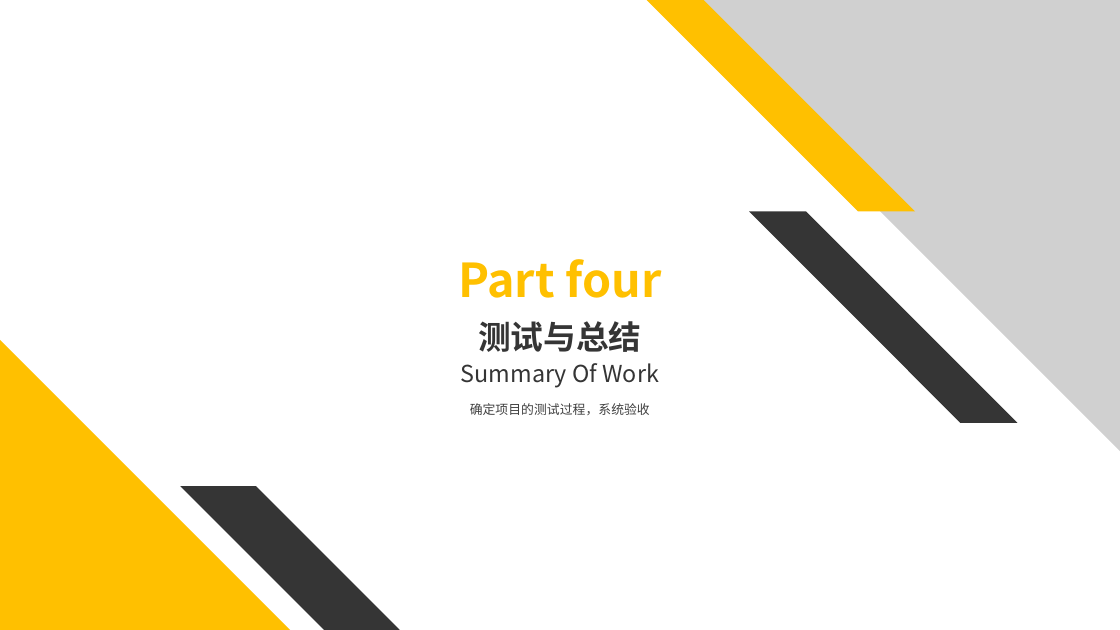
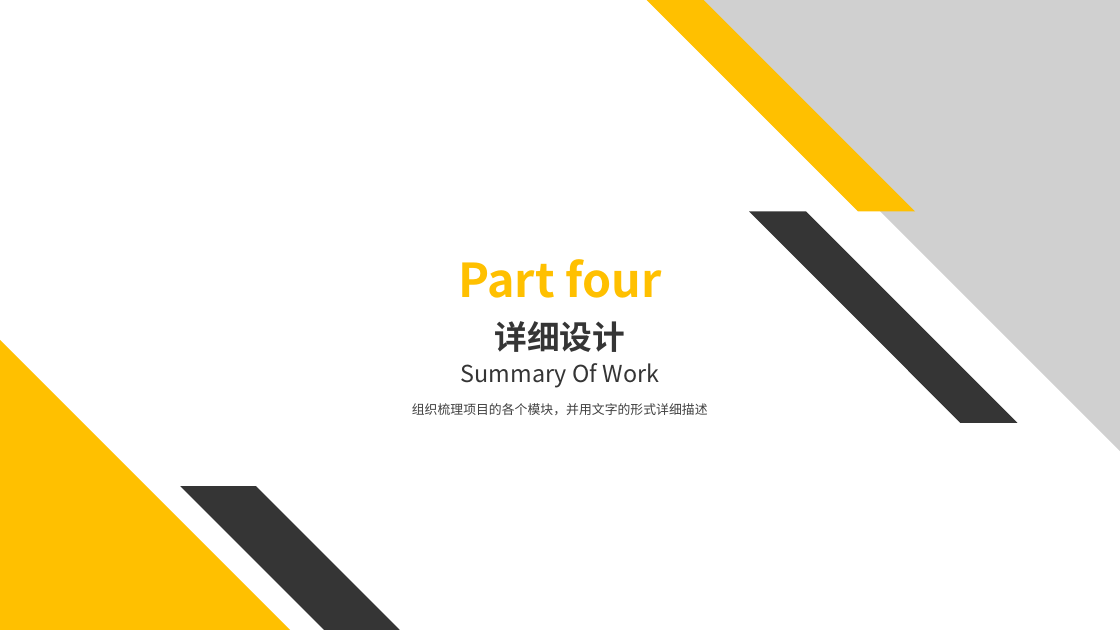
Before and after one commit to kangkang7777/FoodShoot, a slide deck: slide 16 of document/美食拍中期汇报.pptx (slide 15 before the commit). Drawn at 1120x630 pixels with LibreOffice and Linux fonts; fonts in the diff are those of the drawing; grey boxes stand for pictures. Boxes give left, top, right and bottom in pixels: in the first picture for what was removed or moved away, otherwise in the second. Text is boxed around its words. In the diff, an @@ line names an element or a change of style, - is before the commit and + after.

```diff
--- a/document/美食拍中期汇报.pptx
+++ b/document/美食拍中期汇报.pptx
@@ text at (495, 321, 626, 352): text changed @@
-测试与总结
+详细设计
@@ text at (412, 403, 708, 415): text changed @@
-确定项目的测试过程，系统验收
+组织梳理项目的各个模块，并用文字的形式详细描述
```
Also in this commit, not shown: 5 other slides changed, 4 slides added, 4 slides removed.
